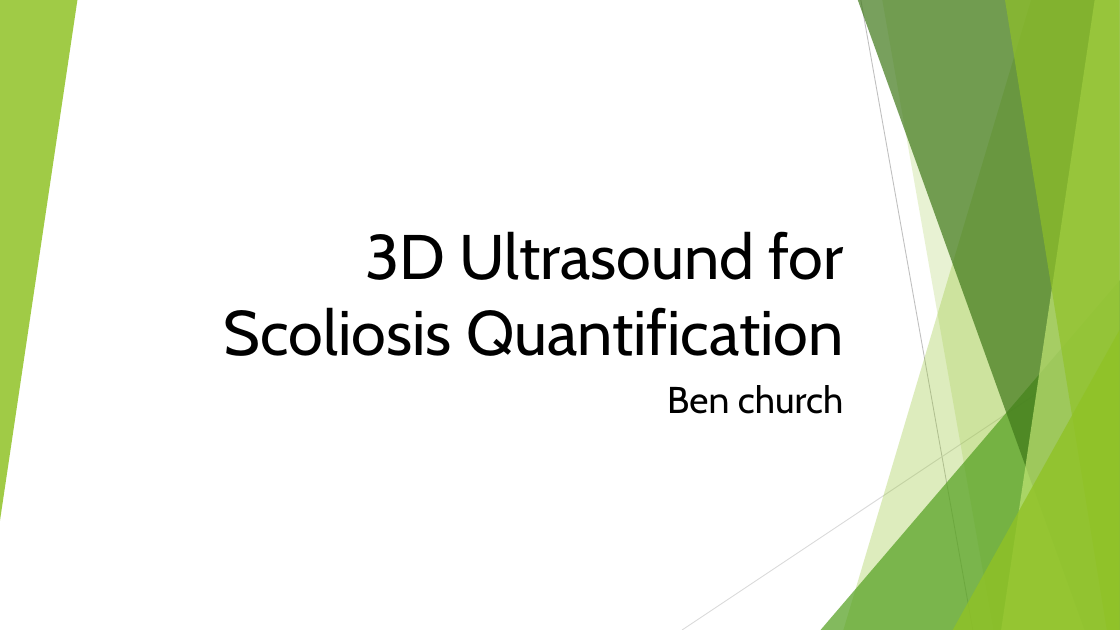
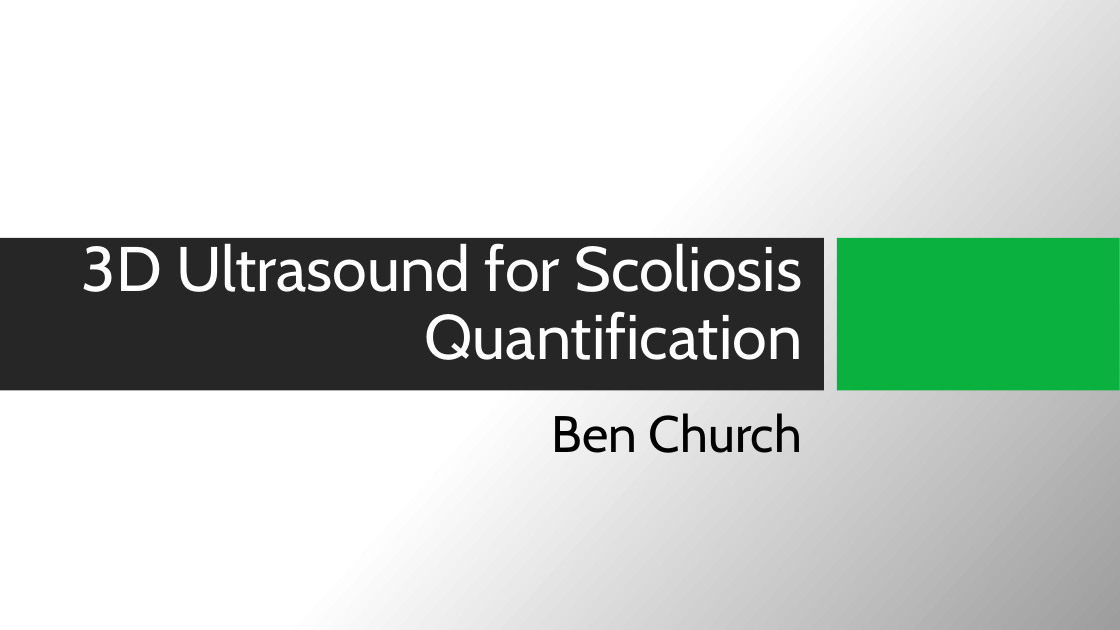
Before and after one commit to BenChurch/Fall2016, a slide deck: slide 1 of CISC897/FinalSurvey/Presentation/SurveyPresentation.pptx. Drawn at 1120x630 pixels with LibreOffice and Linux fonts; fonts in the diff are those of the drawing; background and template pictures are left out. Boxes give left, top, right and bottom in pixels: in the first picture for what was removed or moved away, otherwise in the second. Text is boxed around its words. In the diff, an @@ line names an element or a change of style, - is before the commit and + after.

```diff
--- a/CISC897/FinalSurvey/Presentation/SurveyPresentation.pptx
+++ b/CISC897/FinalSurvey/Presentation/SurveyPresentation.pptx
@@ background #FFFFFF to picture (left out) @@
@@ group removed at [0,0,1120,630]: 5 freeform shapes, 3 triangles, 2 lines @@
@@ rectangle added at [0,238,824,391], fill #262626 @@
@@ rectangle added at [837,238,1120,391], fill #0BB13E @@
@@ title "3D Ultrasound for Scoliosis Quantification": place and size @@
-title "3D Ultrasound for Scoliosis Quantification" at [224,231,843,356]
+title "3D Ultrasound for Scoliosis Quantification" at [82,243,802,360]
@@ title "3D Ultrasound for Scoliosis Quantification" at [82,243,802,360]: text colour #000000 to #FFFFFF; line spacing 1 to 0.9 @@
@@ subtitle at [552,413,802,453]: text changed; size 32 to 44 pt @@
-Ben church
+Ben Church
```
Also in this commit, not shown: 1 other slide changed, 4 slides added, 3 slides removed, 24 other files.
